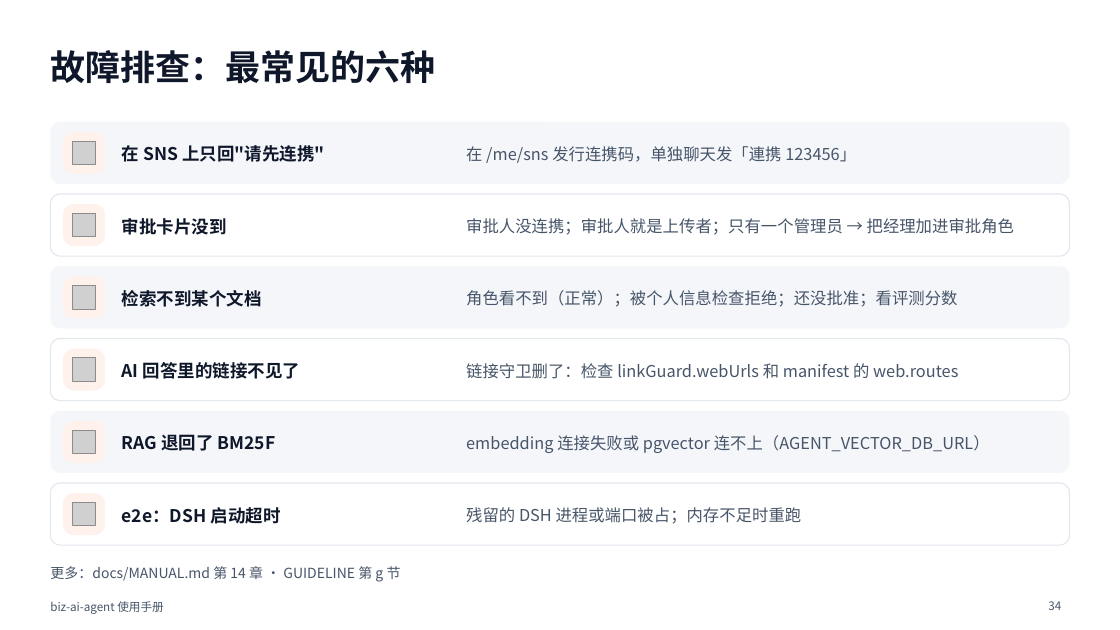
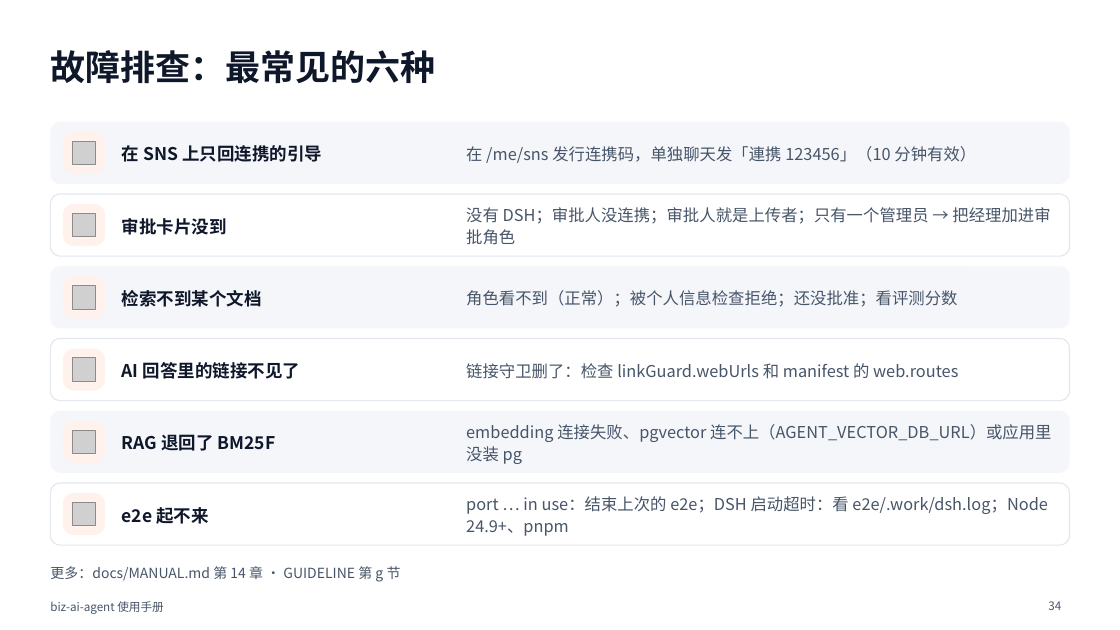
Before and after one commit to ITC-cloud-soft/biz-ai-agent, a slide deck: slide 34 of docs/MANUAL.pptx. Drawn at 1120x630 pixels with LibreOffice and Linux fonts; fonts in the diff are those of the drawing; grey boxes stand for pictures. Boxes give left, top, right and bottom in pixels: in the first picture for what was removed or moved away, otherwise in the second. Text is boxed around its words. In the diff, an @@ line names an element or a change of style, - is before the commit and + after.

```diff
--- a/docs/MANUAL.pptx
+++ b/docs/MANUAL.pptx
@@ text at <box>122,145,322,162</box>: text changed @@
-在 SNS 上只回"请先连携"
+在 SNS 上只回连携的引导
@@ text at <box>466,146,976,163</box>: text changed @@
-在 /me/sns 发行连携码，单独聊天发「連携 123456」
+在 /me/sns 发行连携码，单独聊天发「連携 123456」（10 分钟有效）
@@ text at <box>466,207,1050,245</box>: text changed @@
-审批人没连携；审批人就是上传者；只有一个管理员 → 把经理加进审批角色
+没有 DSH；审批人没连携；审批人就是上传者；只有一个管理员 → 把经理加进审批角色
@@ text at <box>466,424,1051,464</box>: text changed @@
-embedding 连接失败或 pgvector 连不上（AGENT_VECTOR_DB_URL）
+embedding 连接失败、pgvector 连不上（AGENT_VECTOR_DB_URL）或应用里没装 pg
@@ text at <box>122,507,208,524</box>: text changed @@
-e2e：DSH 启动超时
+e2e 起不来
@@ text at <box>466,496,1047,536</box>: text changed @@
-残留的 DSH 进程或端口被占；内存不足时重跑
+port … in use：结束上次的 e2e；DSH 启动超时：看 e2e/.work/dsh.log；Node 24.9+、pnpm
```
Also in this commit, not shown: 26 other slides changed.
